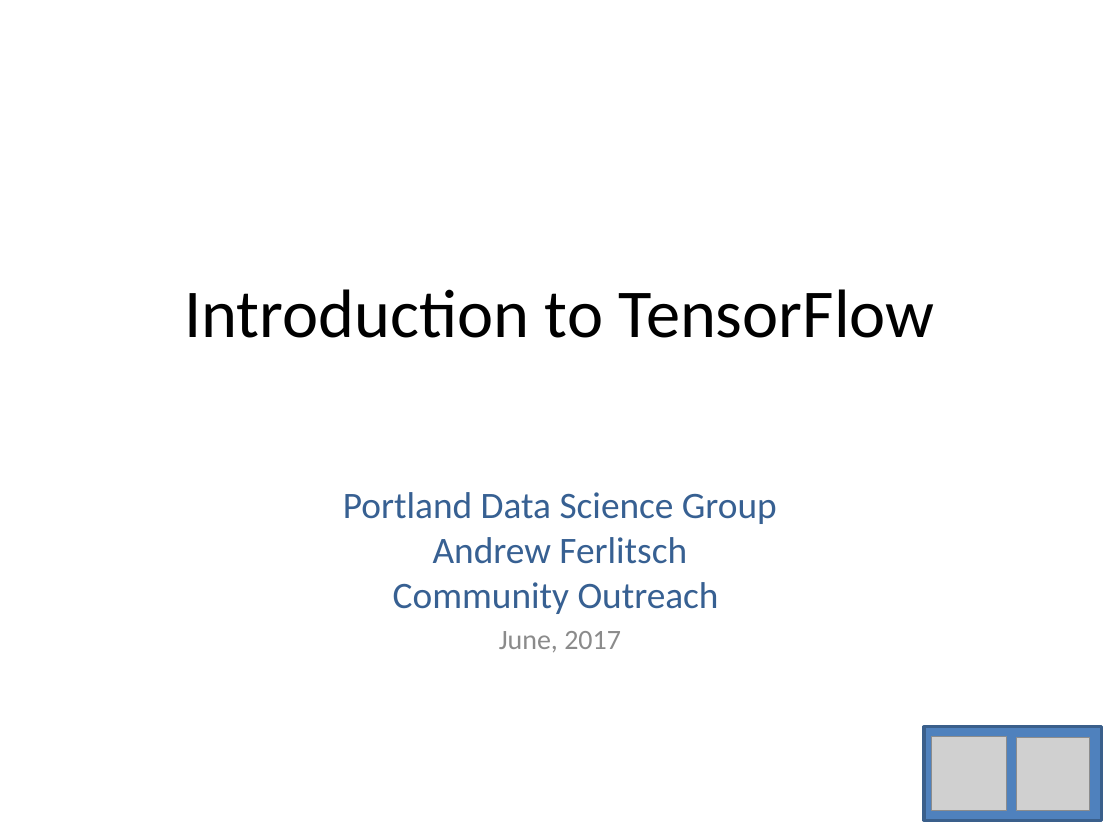
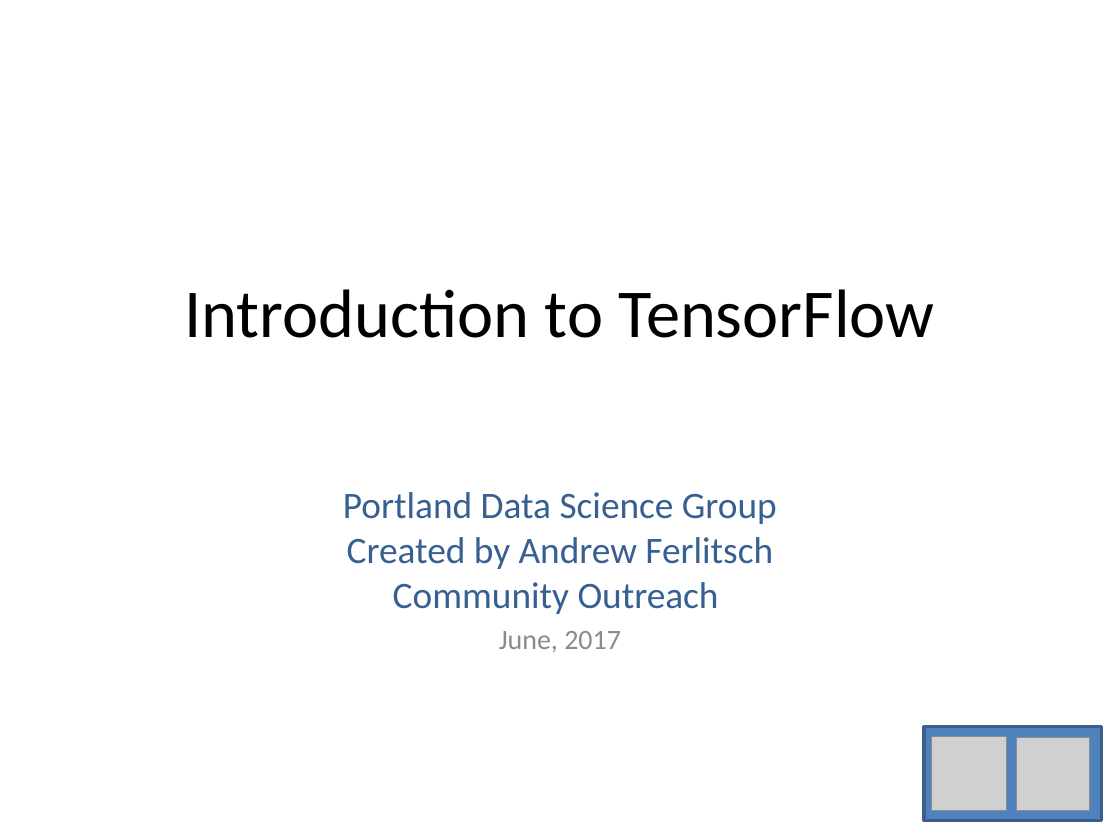
Before and after one commit to andrewferlitsch/Portland-Data-Science-Group, a slide deck: slide 1 of Presentations/ML Tensorflow Intro.pptx. Drawn at 1120x840 pixels with LibreOffice and Linux fonts; fonts in the diff are those of the drawing; grey boxes stand for pictures. Boxes give left, top, right and bottom in pixels: in the first picture for what was removed or moved away, otherwise in the second. Text is boxed around its words. In the diff, an @@ line names an element or a change of style, - is before the commit and + after.

```diff
--- a/Presentations/ML Tensorflow Intro.pptx
+++ b/Presentations/ML Tensorflow Intro.pptx
@@ subtitle at bbox=[343, 492, 777, 614]: text changed @@
-Portland Data Science Group
-Andrew Ferlitsch
-Community Outreach
+Portland Data Science Group
+Created by Andrew Ferlitsch
+Community Outreach
```
Also in this commit, not shown: 7 other files.
